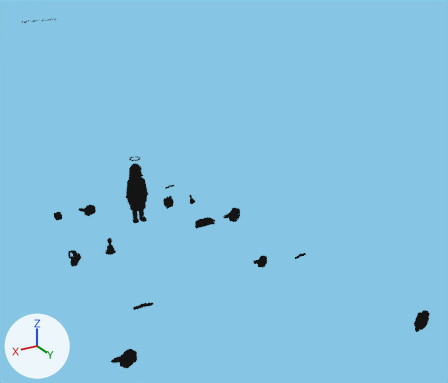
The Blender file remake/blender/homers_web_page.blend, before and after one commit.
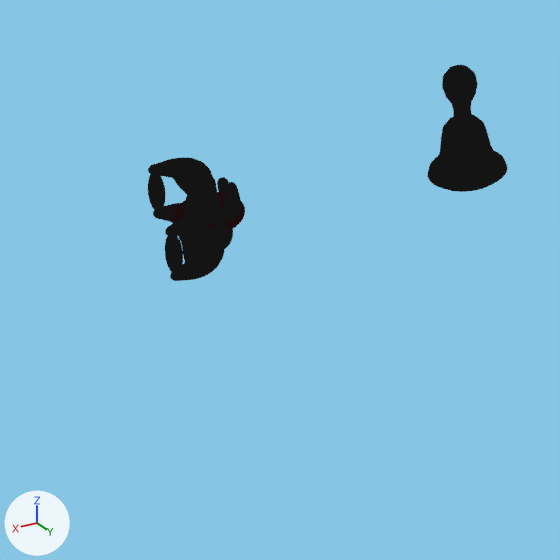
The first picture shows the older version from a camera (50 mm lens) standing at (7.22, 17.27, 9.2) and looking at (-2.26, 1.47, 1.3). The close-ups show the older and then the newer version on the part from 11% to 27% of the width and 60% to 79% of the height of that picture. Only the edits that show in the close-ups are written down. The lights are fixed; the arrows at lower left show +X, +Y and +Z.

In view in the first close-up: 'Floor', 'bell_r_bell', 'bell_r_handle', 'lips_r_corner0', 'lips_r_corner1', 'lips_r_inner', 'lips_r_lower.001', 'lips_r_tongue', 'lips_r_tooth0', 'lips_r_tooth3', 'lips_r_tooth4', 'lips_r_upper.001' and 2 more.
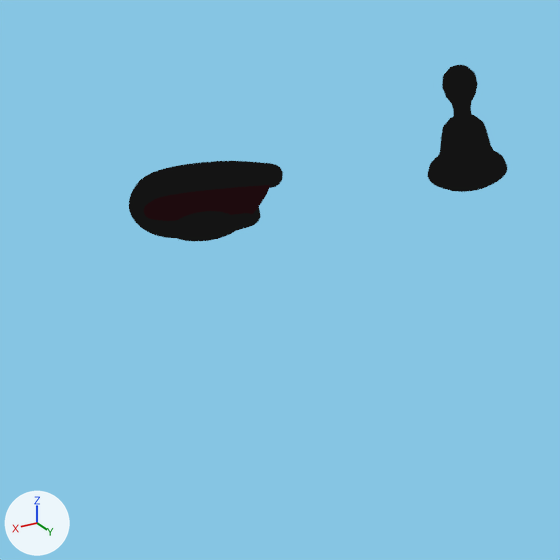
Not visible in the close-ups: 'lips_r_tooth5'.

ob_lips_r is not drawn itself; it is the parent of ob_lips_r_swivel.
ob_lips_r_upper is not drawn itself; it is the parent of ob_lips_r_upper_001, ob_lips_r_tooth0, ob_lips_r_tooth1, ob_lips_r_tooth2, ob_lips_r_tooth3, ob_lips_r_tooth4, ob_lips_r_tooth5.
ob_lips_r_lower is not drawn itself; it is the parent of ob_lips_r_lower_001, ob_lips_r_tongue.

Where the change shows, as pixel boxes (x1, y1, x2, y2) in the close-ups (560 x 560 px):
'lips_r_side_lip', added: after (129, 161, 283, 238)
'lips_r_upper.001', deleted: before (148, 158, 220, 237)
'lips_r_mouth', added: after (144, 185, 270, 221)
'lips_r_lower.001', deleted: before (153, 203, 225, 281)
'lips_r_tongue', moved, rescaled, turned, modifiers changed (mostly hidden before): before (215, 229, 233, 249); after (176, 211, 236, 241)
'lips_r_corner0', deleted: before (165, 236, 183, 274)
'lips_r_corner1', deleted: before (148, 175, 165, 211)
'lips_r_inner', deleted: before (172, 192, 245, 230)
'lips_r_tooth1', moved, rescaled, turned (not visible afterwards): before (223, 196, 237, 222)
'lips_r_tooth0', moved, rescaled, turned (mostly hidden afterwards): before (214, 205, 226, 231); after (230, 163, 240, 169)
'lips_r_tooth2', moved, rescaled, turned (not visible afterwards): before (228, 188, 241, 214)
'lips_r_tooth4', deleted: before (217, 177, 229, 193)
'lips_r_tooth3', moved, rescaled, turned (not visible afterwards): before (226, 182, 238, 194)

The change, as a list of edits to the scene's bpy script:
```text
Change ob_lips_r:
    ob_lips_r.location: (2.827, 1.316, 0.0) -> (2.689, 1.257, 0.0)
    ob_lips_r.scale: (0.6, 0.6, 0.6) -> (0.634, 0.634, 0.634)
Change ob_lips_r_upper:
    ob_lips_r_upper.rotation_euler: (-0.0498, 0.0, 0.0) -> (0.0, 0.0, 0.0)  # degrees (-2.9, 0, 0) -> degrees (0, 0, 0)
    ob_lips_r_upper.parent: ob_lips_r_swivel -> ob_lips_r
    ob_lips_r_upper.location: (0.0, 0.07, 0.487) -> (0.0, 0.0, 0.0)
Change ob_lips_r_lower:
    ob_lips_r_lower.rotation_euler: (0.0399, 0.0, 0.0) -> (0.0, 0.0, 0.0)  # degrees (2.3, 0, 0) -> degrees (0, 0, 0)
    ob_lips_r_lower.parent: ob_lips_r_swivel -> ob_lips_r
    ob_lips_r_lower.location: (0.0, 0.07, 0.304) -> (0.0, 0.0, 0.0)
Remove ob_lips_r_upper_001:
    ob_lips_r_upper_001 = bpy.data.objects.new('lips_r_upper.001', me_upper_001)
Remove ob_lips_r_lower_001:
    ob_lips_r_lower_001 = bpy.data.objects.new('lips_r_lower.001', me_lower_001)
Remove ob_lips_r_corner0:
    ob_lips_r_corner0 = bpy.data.objects.new('lips_r_corner0', me_sphere_032)
Remove ob_lips_r_corner1:
    ob_lips_r_corner1 = bpy.data.objects.new('lips_r_corner1', me_sphere_033)
Change ob_lips_r_tooth0:
    ob_lips_r_tooth0.location: (-0.217, -0.252, 0.363) -> (-0.17, 0.012, 0.563)
Change ob_lips_r_tooth3:
    remove ob_lips_r_tooth3.matrix_parent_inverse = Matrix(((1.0, 0.0, 0.0, 0.0), (0.0, 1.0, 0.0, -0.07), (0.0, 0.0, 1.0, -0.39), (0.0, 0.0, 0.0, 1.0)))
    ob_lips_r_tooth3.parent: ob_lips_r_upper -> ob_lips_r
    where _m = ob_lips_r_tooth3.modifiers.new('Bevel', 'BEVEL')
    _m.width: 0.014 -> 0.018
    _m.width_pct: 0.014 -> 0.018
    where _m = ob_lips_r_tooth3.modifiers.new('Outline', 'SOLIDIFY')
    _m.thickness: 0.0157 -> 0.0224
Remove ob_lips_r_tooth4:
    ob_lips_r_tooth4 = bpy.data.objects.new('lips_r_tooth4', me_cube_028)
Remove ob_lips_r_tooth5:
    ob_lips_r_tooth5 = bpy.data.objects.new('lips_r_tooth5', me_cube_029)
Change ob_lips_r_tongue:
    remove ob_lips_r_tongue.matrix_parent_inverse = Matrix(((1.0, 0.0, 0.0, 0.0), (0.0, 1.0, 0.0, -0.07), (0.0, 0.0, 1.0, -0.39), (0.0, 0.0, 0.0, 1.0)))
    ob_lips_r_tongue.scale: (1.0, 1.0, 1.91) -> (1.0, 1.0, 1.0)
    ob_lips_r_tongue.parent: ob_lips_r_lower -> ob_lips_r
    ob_lips_r_tongue.location: (0.03, -0.23, 0.352) -> (0.02, 0.02, 0.258)
    where _m = ob_lips_r_tongue.modifiers.new('Outline', 'SOLIDIFY')
    _m.thickness: 0.0125 -> 0.0225
Remove ob_lips_r_inner:
    ob_lips_r_inner = bpy.data.objects.new('lips_r_inner', me_sphere_035)
Add ob_lips_r_mouth:
    ob_lips_r_mouth = bpy.data.objects.new('lips_r_mouth', me_mouth_001)  # 96 vertices, 50 faces; spans x -0.4..0.384, y 0.035..0.055, z 0.243..0.562
    ob_lips_r_mouth.parent = ob_lips_r
    ob_lips_r_mouth.location = (0.0, 0.0, 0.0)
Add ob_lips_r_side_lip:
    ob_lips_r_side_lip = bpy.data.objects.new('lips_r_side_lip', me_side_lip_001)  # 848 vertices, 864 faces; spans x -0.454..0.433, y -0.05..0.05, z 0.178..0.634; in mat_outline (black #141414); modifiers SOLIDIFY
    ob_lips_r_side_lip.parent = ob_lips_r
    ob_lips_r_side_lip.location = (0.0, 0.0, 0.0)
```
